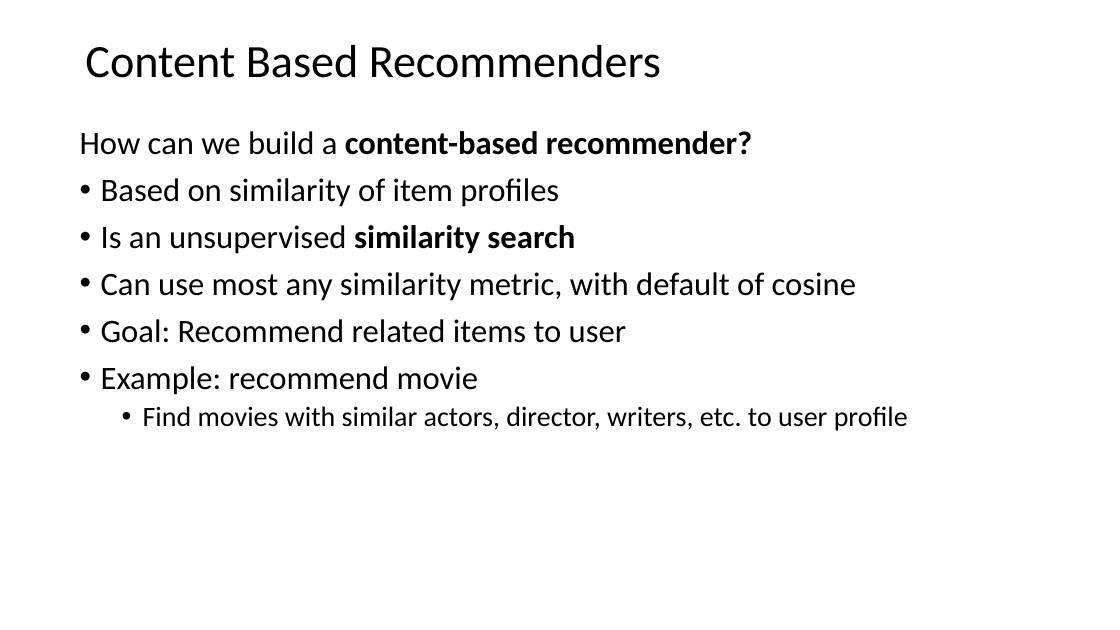
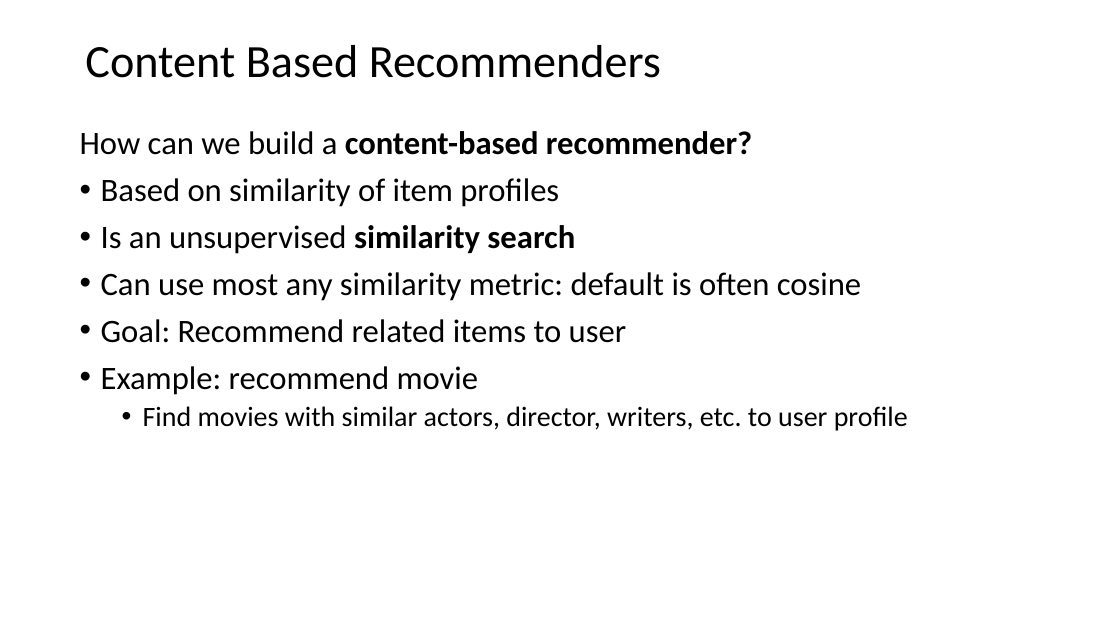
Before and after one commit to StephenElston/CSCI-E-108, a slide deck: slide 39 of slides/11_RecommenderSystems_Part1.pptx. Drawn at 1120x630 pixels with LibreOffice and Linux fonts; fonts in the diff are those of the drawing. Boxes give left, top, right and bottom in pixels: in the first picture for what was removed or moved away, otherwise in the second. Text is boxed around its words. In the diff, an @@ line names an element or a change of style, - is before the commit and + after.

```diff
--- a/slides/11_RecommenderSystems_Part1.pptx
+++ b/slides/11_RecommenderSystems_Part1.pptx
@@ text at box(101, 272, 861, 301): text changed @@
-• Can use most any similarity metric, with default of cosine
+• Can use most any similarity metric: default is often cosine
```
Also in this commit, not shown: 4 other slides changed, 1 slide removed.
